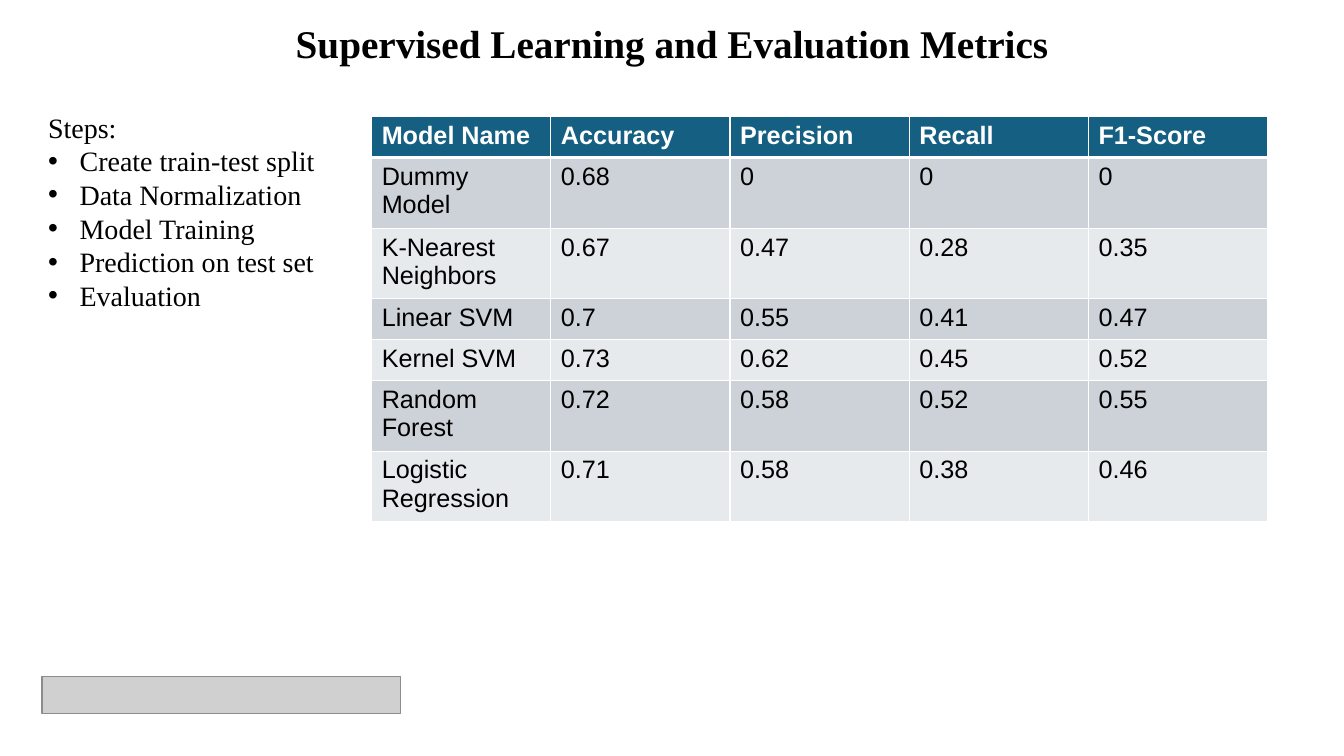
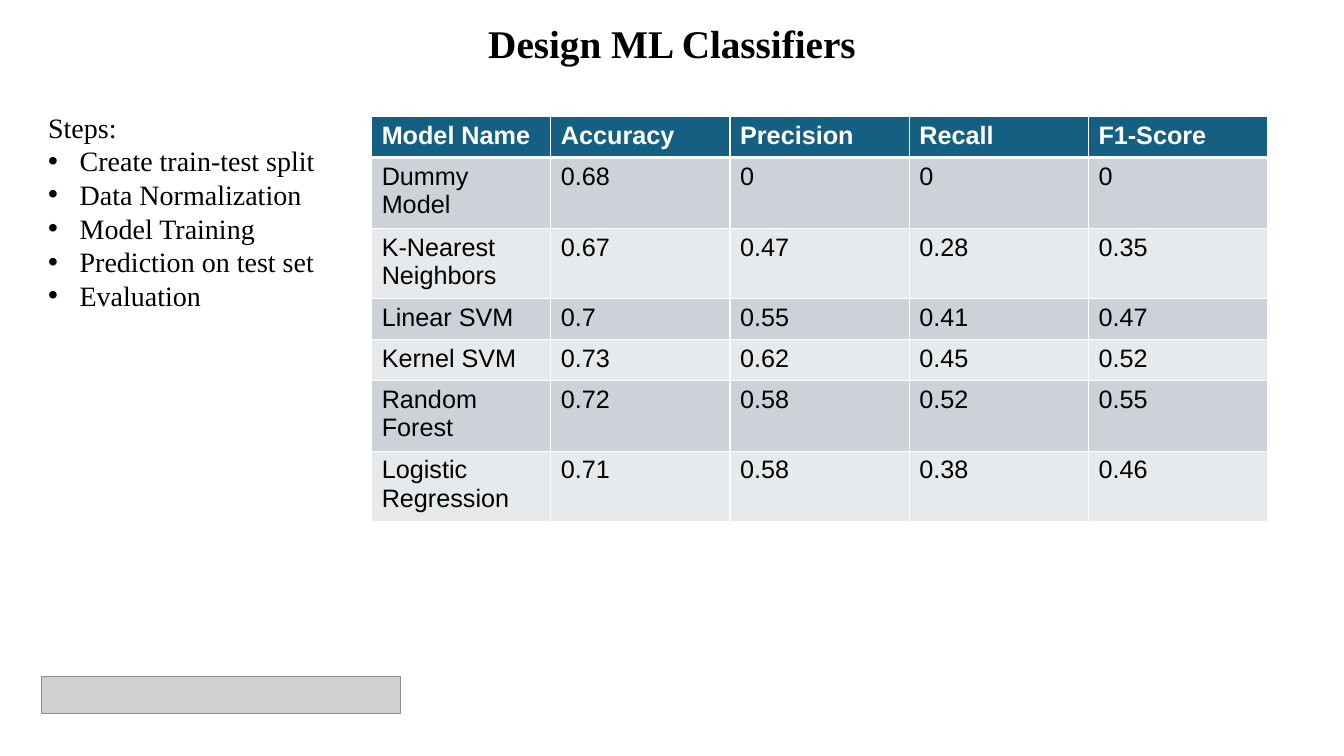
Before and after one commit to MichiganDataScienceTeam/W26-MDST-Project_Heart-Failure-Survival-Analysis, a slide deck: slide 12 of slides/Final Presentation.pptx (slide 14 before the commit). Drawn at 1344x756 pixels with LibreOffice and Linux fonts; fonts in the diff are those of the drawing; grey boxes stand for pictures. Boxes give left, top, right and bottom in pixels: in the first picture for what was removed or moved away, otherwise in the second. Text is boxed around its words. In the diff, an @@ line names an element or a change of style, - is before the commit and + after.

```diff
--- a/slides/Final Presentation.pptx
+++ b/slides/Final Presentation.pptx
@@ text at <box>488,30,856,65</box>: text changed @@
-Supervised Learning and Evaluation Metrics
+Design ML Classifiers
```
Also in this commit, not shown: 9 other slides changed, 4 slides added, 4 slides removed.
